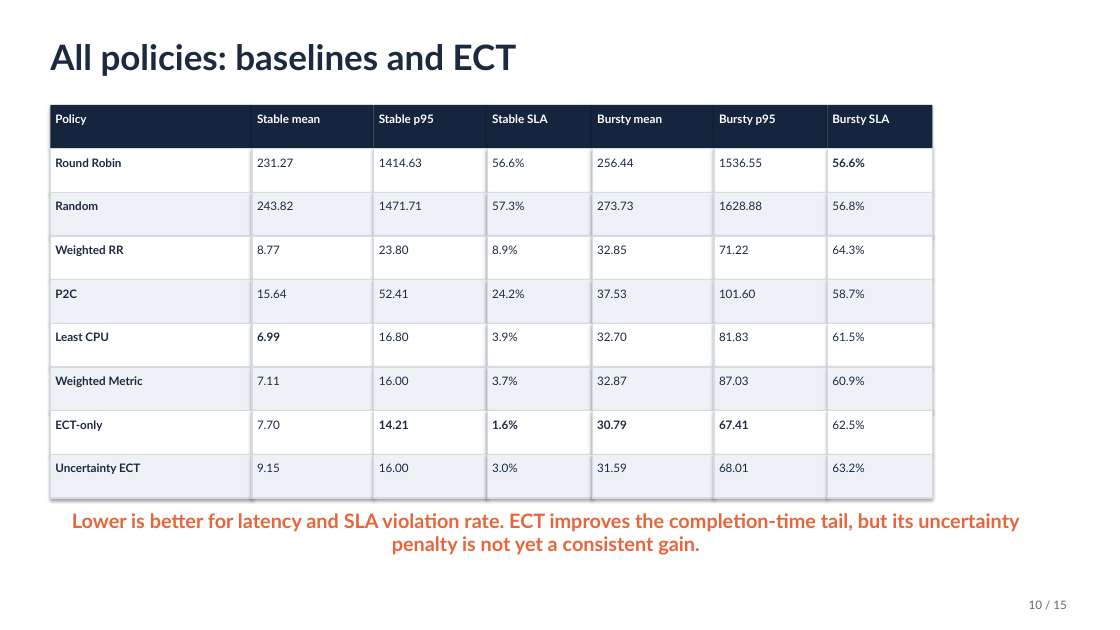
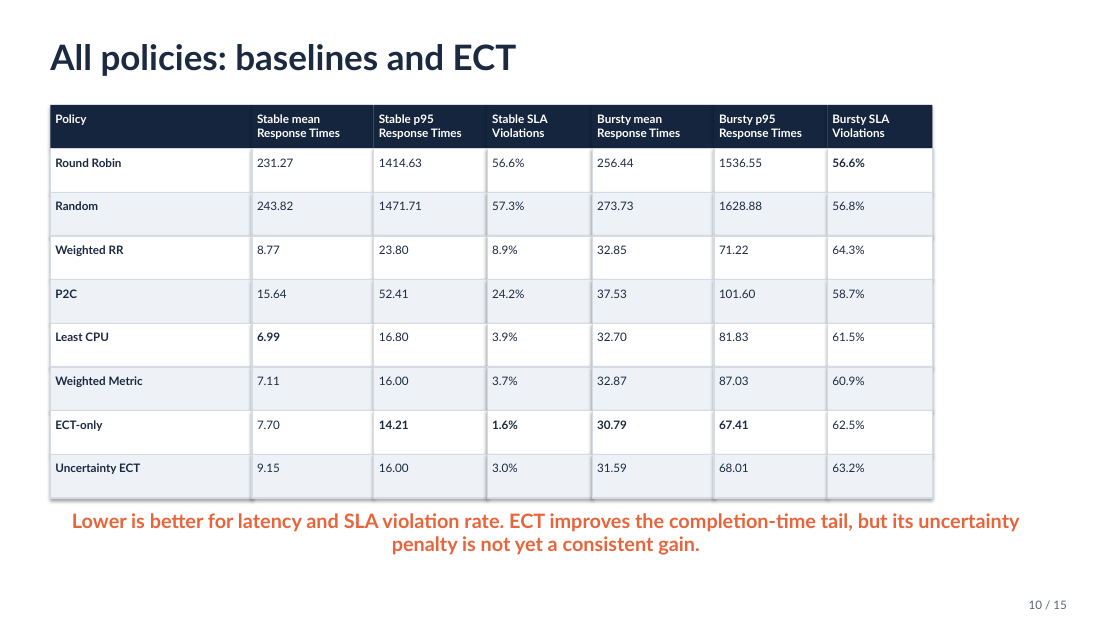
Before and after one commit to Abhay0912/uncertainty-aware-load-balancer, a slide deck: slide 10 of presentation/uncertainty_aware_lb.pptx. Drawn at 1120x630 pixels with LibreOffice and Linux fonts; fonts in the diff are those of the drawing. Boxes give left, top, right and bottom in pixels: in the first picture for what was removed or moved away, otherwise in the second. Text is boxed around its words. In the diff, an @@ line names an element or a change of style, - is before the commit and + after.

```diff
--- a/presentation/uncertainty_aware_lb.pptx
+++ b/presentation/uncertainty_aware_lb.pptx
@@ text at <box>257,114,340,139</box>: text changed @@
-Stable mean
+Stable mean Response Times
@@ text at <box>379,114,462,139</box>: text changed @@
-Stable p95
+Stable p95 Response Times
@@ text at <box>492,114,548,137</box>: text changed @@
-Stable SLA
+Stable SLA Violations
@@ text at <box>597,114,680,139</box>: text changed @@
-Bursty mean
+Bursty mean Response Times
@@ text at <box>719,114,802,139</box>: text changed @@
-Bursty p95
+Bursty p95 Response Times
@@ text at <box>832,114,890,137</box>: text changed @@
-Bursty SLA
+Bursty SLA Violations
```
Also in this commit, not shown: 1 slide removed.
